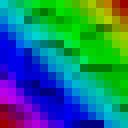
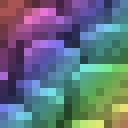
Revision of a layered w=128, h=128 image; what changed, layer by layer:
renamed "Layer 1" to "Layer 0", blend subtract → multiply over left=0, top=0, right=128, bottom=128
removed layer "Layer 2" (was subtract) over left=0, top=0, right=128, bottom=128
added layer "Rectangle 1" (multiply) over left=0, top=0, right=128, bottom=128
